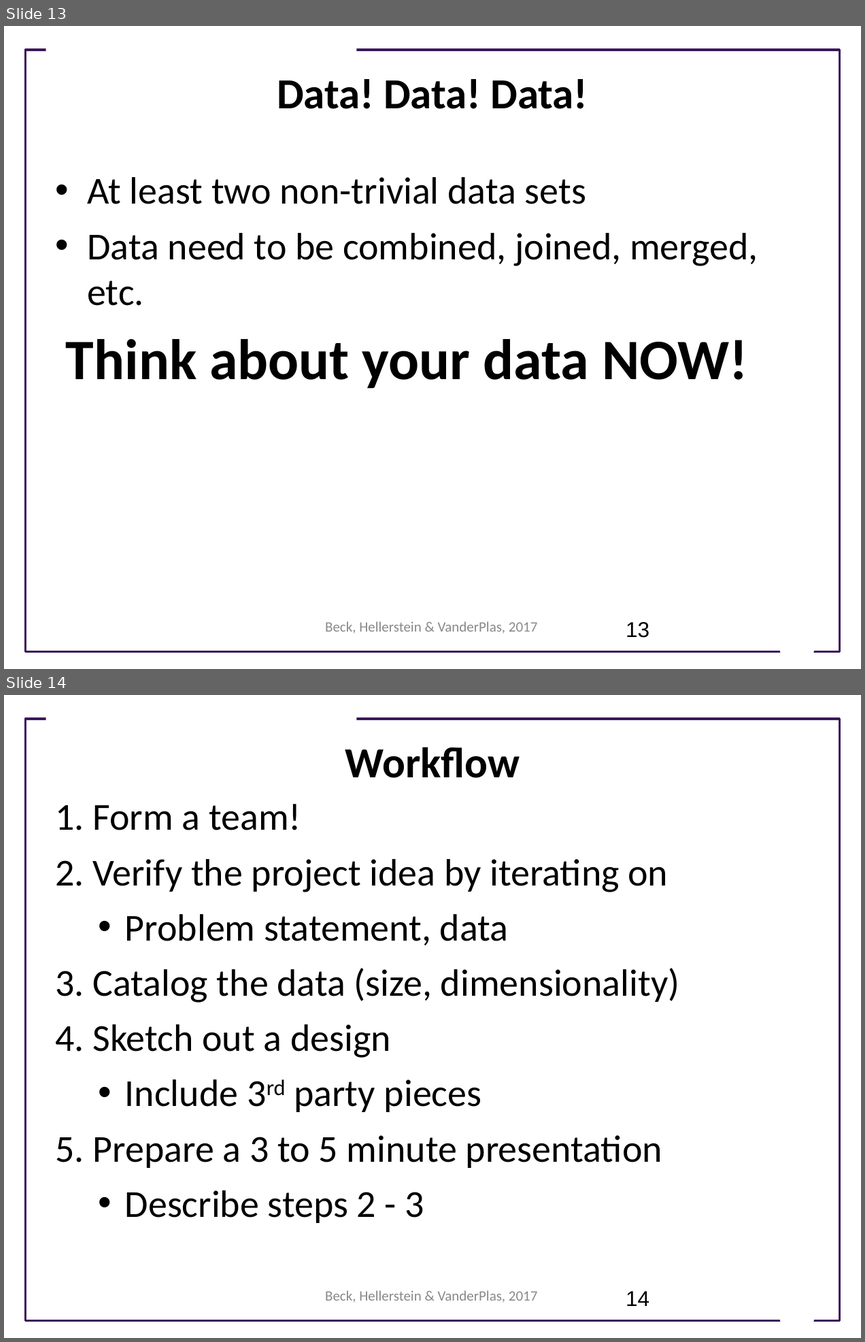
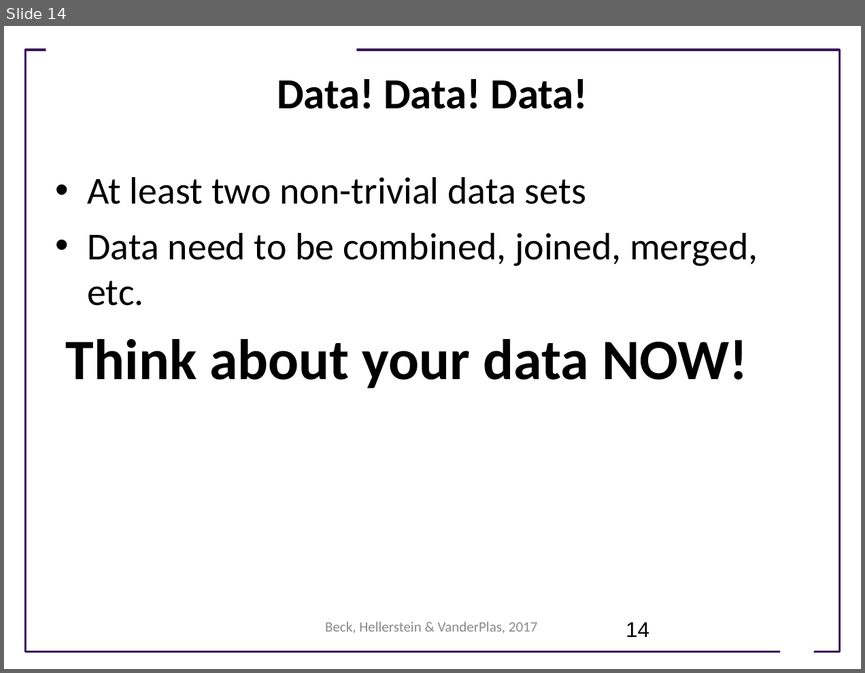
Before and after one commit to UWSEDS/LectureNotes, a slide deck: 07-Project-overview.pptx. Shown one above the other, each under a label of ours: slides 13 and 14 before the commit, slide 14 after it. The pictures are 865x1342 and 865x673 pixels, drawn with LibreOffice and Linux fonts; fonts in the diff are those of the drawing; background and template pictures are left out. Boxes give left, top, right and bottom in pixels: in the first picture for what was removed or moved away, otherwise in the second. Text is boxed around its words. In the diff, an @@ line names an element or a change of style, - is before the commit and + after.

Commit message:
updated project slides

```diff
--- a/07-Project-overview.pptx
+++ b/07-Project-overview.pptx
@@ slide 14 removed at box(4, 695, 861, 1338), background #FFFFFF; not listed: 3 template elements that a slide beside it also shows @@
@@ text removed at box(345, 747, 520, 778) @@
-Workflow
@@ text removed at box(55, 804, 679, 1223) @@
-1. Form a team!
-2. Verify the project idea by iterating on
-  • Problem statement, data
-3. Catalog the data (size, dimensionality)
-4. Sketch out a design
-  • Include 3rd party pieces
-5. Prepare a 3 to 5 minute presentation
-  • Describe steps 2 - 3
@@ text removed at box(325, 1290, 538, 1302) @@
-Beck, Hellerstein & VanderPlas, 2017
@@ page number removed at box(626, 1291, 649, 1306) @@
-14
@@ what was slide 13 is now slide 14 @@
@@ page number at box(626, 622, 649, 637): text changed @@
-13
+14
```
Also in this commit, not shown: 8 slides changed, 2 slides added, 1 other slide removed.
